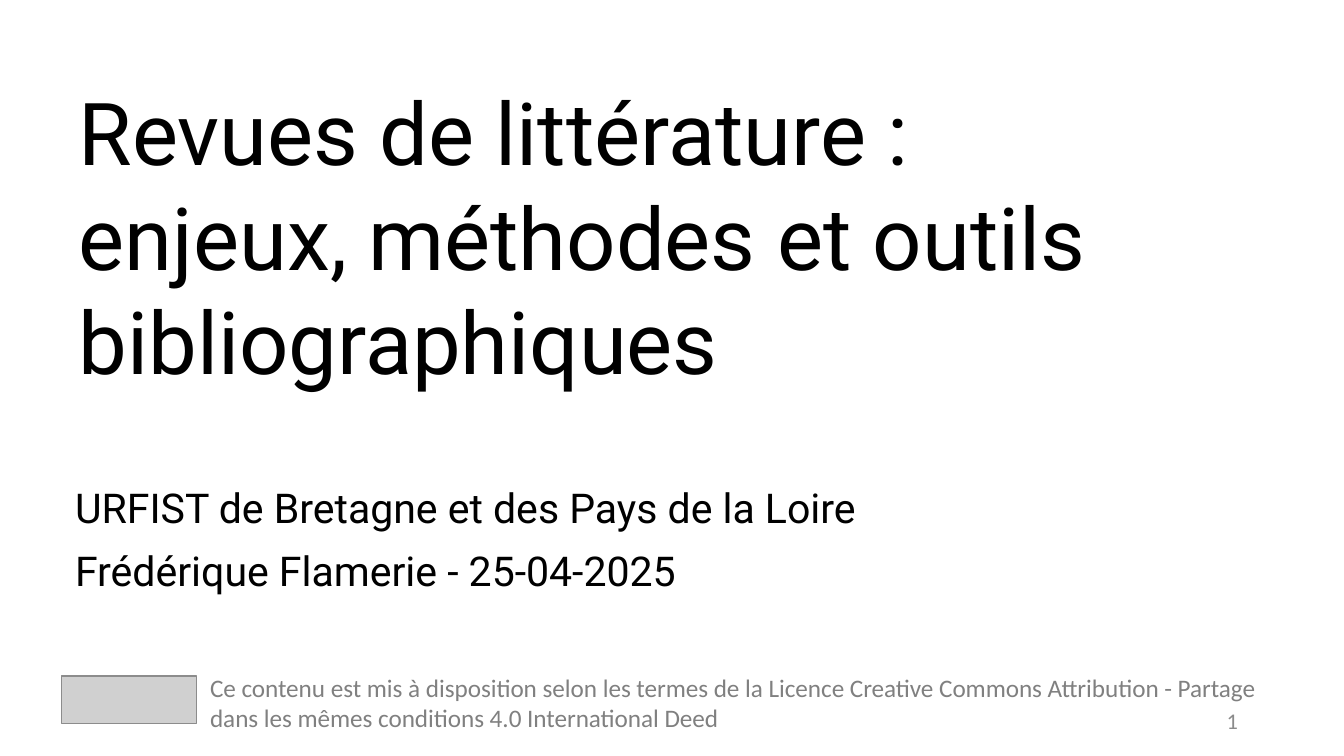
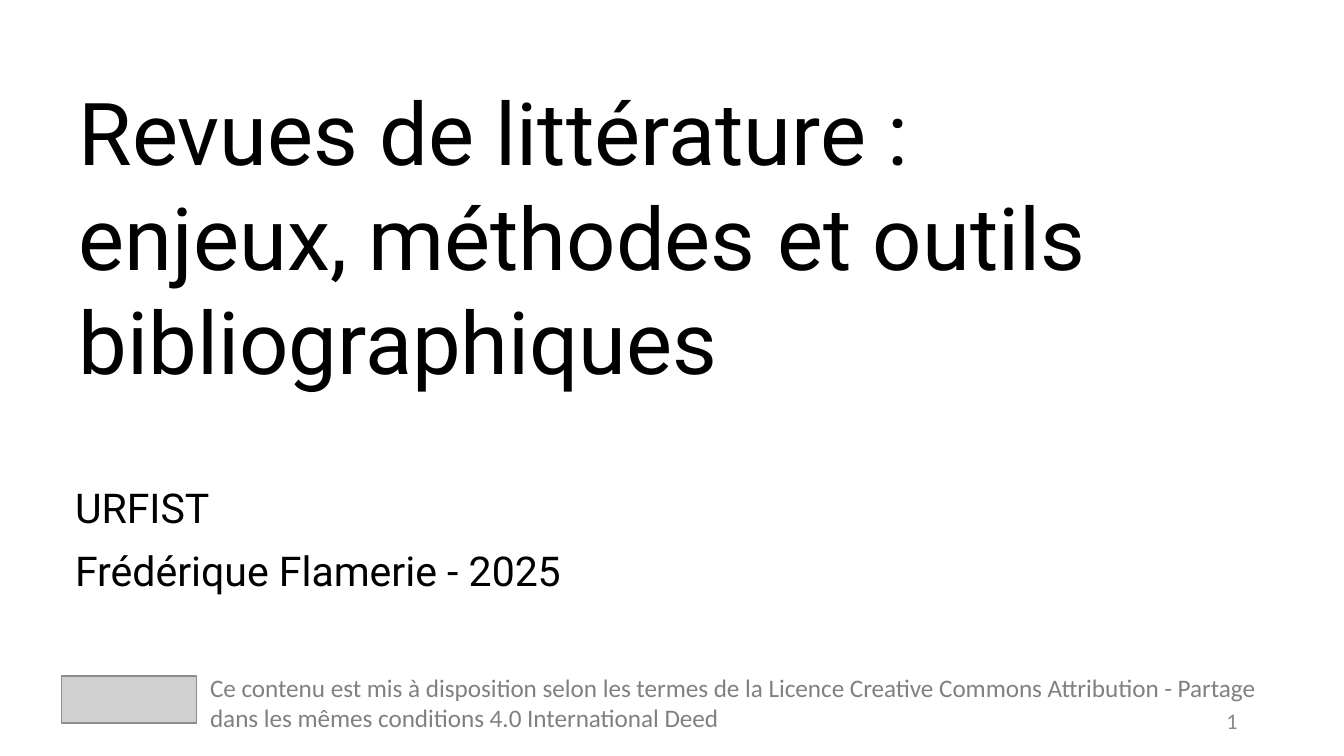
Before and after one commit to fflamerie/intro_revlit, a slide deck: slide 1 of docs/Intro_RevLit.odp. Drawn at 1344x756 pixels with LibreOffice and Linux fonts; fonts in the diff are those of the drawing; grey boxes stand for pictures. Boxes give left, top, right and bottom in pixels: in the first picture for what was removed or moved away, otherwise in the second. Text is boxed around its words. In the diff, an @@ line names an element or a change of style, - is before the commit and + after.

```diff
--- a/docs/Intro_RevLit.odp
+++ b/docs/Intro_RevLit.odp
@@ subtitle at (x1=75, y1=493, x2=561, y2=595): text changed @@
-URFIST de Bretagne et des Pays de la Loire
-Frédérique Flamerie - 25-04-2025
+URFIST
+Frédérique Flamerie - 2025
```
Also in this commit, not shown: 32 other slides changed, 6 slides added, 5 slides removed, 11 other files.
